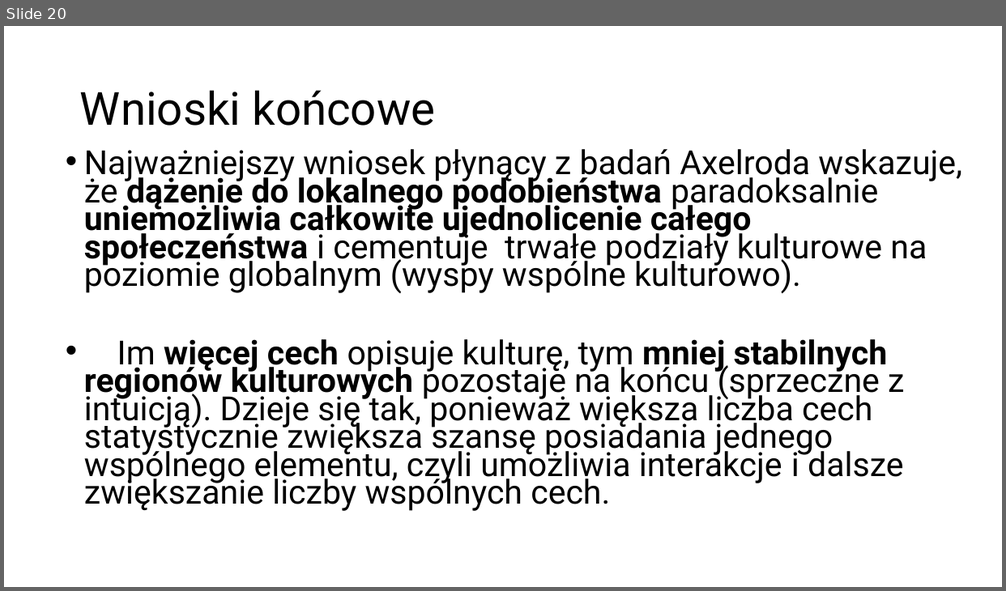
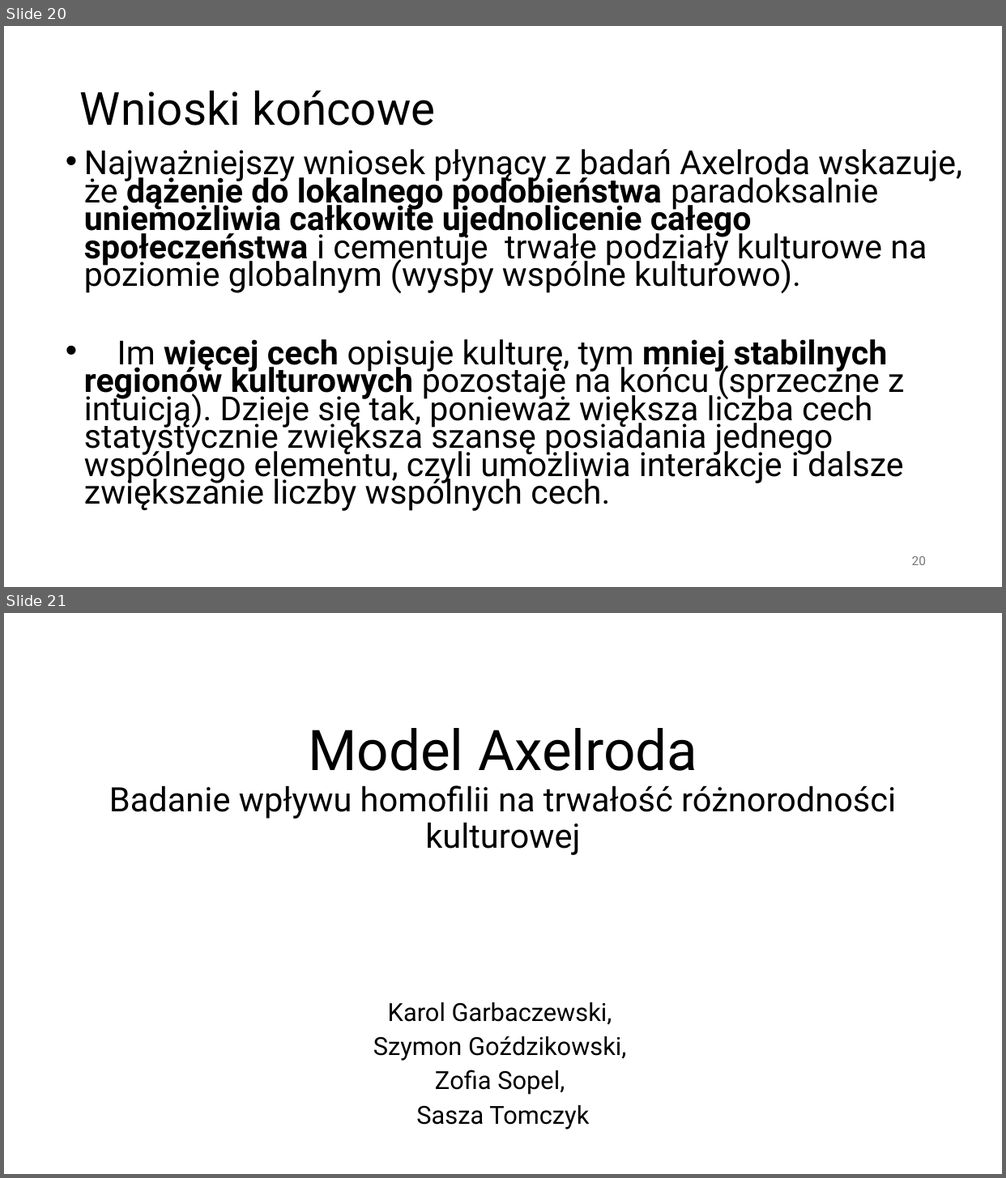
Before and after one commit to Karol-Garbaczewski/Axelrod_model, a slide deck: ModelAxelroda_prezentacja.pptx. Shown one above the other, each under a label of ours: slide 20 before the commit, slides 20 and 21 after it. The pictures are 1006x591 and 1006x1178 pixels, drawn with LibreOffice and Linux fonts; fonts in the diff are those of the drawing. Boxes give left, top, right and bottom in pixels: in the first picture for what was removed or moved away, otherwise in the second. Text is boxed around its words. In the diff, an @@ line names an element or a change of style, - is before the commit and + after.

```diff
--- a/ModelAxelroda_prezentacja.pptx
+++ b/ModelAxelroda_prezentacja.pptx
@@ slide 21 added at <box>4,613,1002,1174</box>, background #FFFFFF @@
@@ title added at <box>109,728,896,855</box>, 32.4 pt, text #000000 @@
+Model Axelroda
+Badanie wpływu homofilii na trwałość różnorodności kulturowej
@@ subtitle added at <box>373,1003,626,1130</box>, 24 pt, text #000000 @@
+Karol Garbaczewski,
+Szymon Goździkowski,
+Zofia Sopel,
+Sasza Tomczyk
@@ slide 20 changed as well @@
@@ page number added at <box>912,557,926,565</box>, 12 pt, text #797979 @@
+20
```
Also in this commit, not shown: 18 other slides changed.
